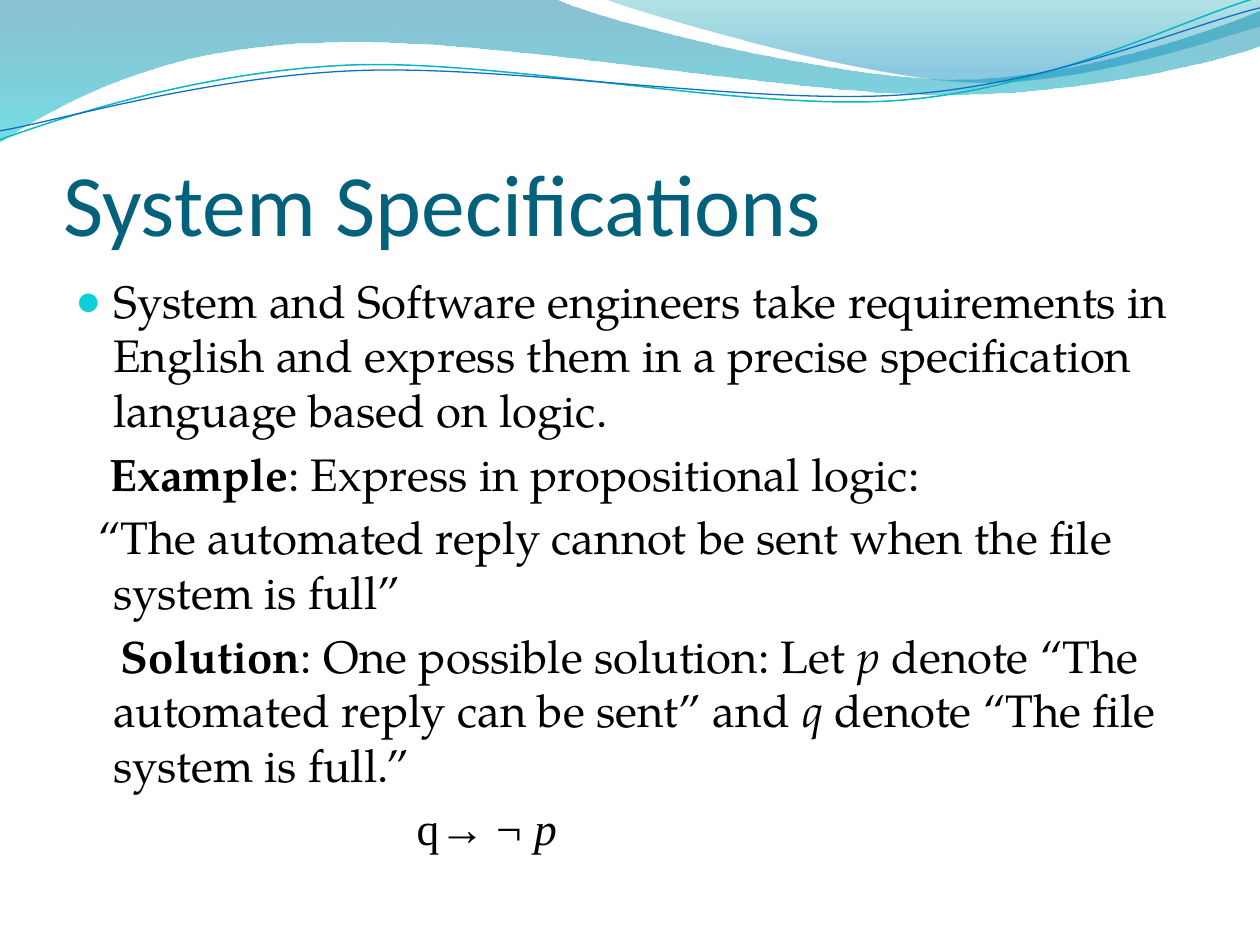
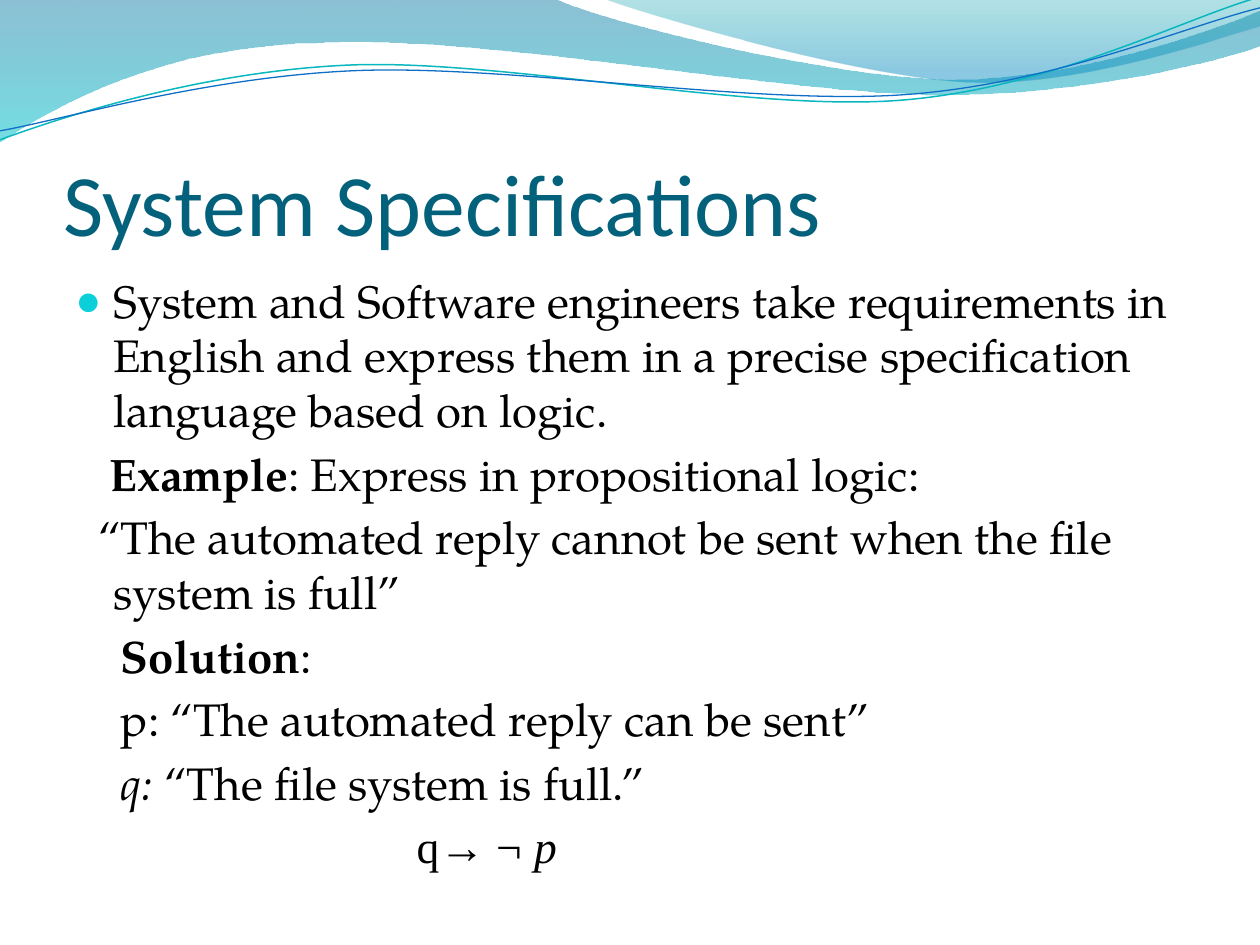
Before and after one commit to lin-chen-GA/lin-chen-GA.github.io, a slide deck: slide 35 of cs2620/slides/cs2620_notes1.pptx (slide 33 before the commit). Drawn at 1260x945 pixels with LibreOffice and Linux fonts; fonts in the diff are those of the drawing; background and template pictures are left out. Boxes give left, top, right and bottom in pixels: in the first picture for what was removed or moved away, otherwise in the second. Text is boxed around its words. In the diff, an @@ line names an element or a change of style, - is before the commit and + after.

```diff
--- a/cs2620/slides/cs2620_notes1.pptx
+++ b/cs2620/slides/cs2620_notes1.pptx
@@ text at bbox=[121, 640, 869, 813]: text changed @@
-Solution: One possible solution: Let p denote “The automated reply can be sent” and q denote “The file system is full.”
+Solution:
+p: “The automated reply can be sent”
+q: “The file system is full.”
```
Also in this commit, not shown: 5 other slides changed, 6 slides added, 7 other files.
